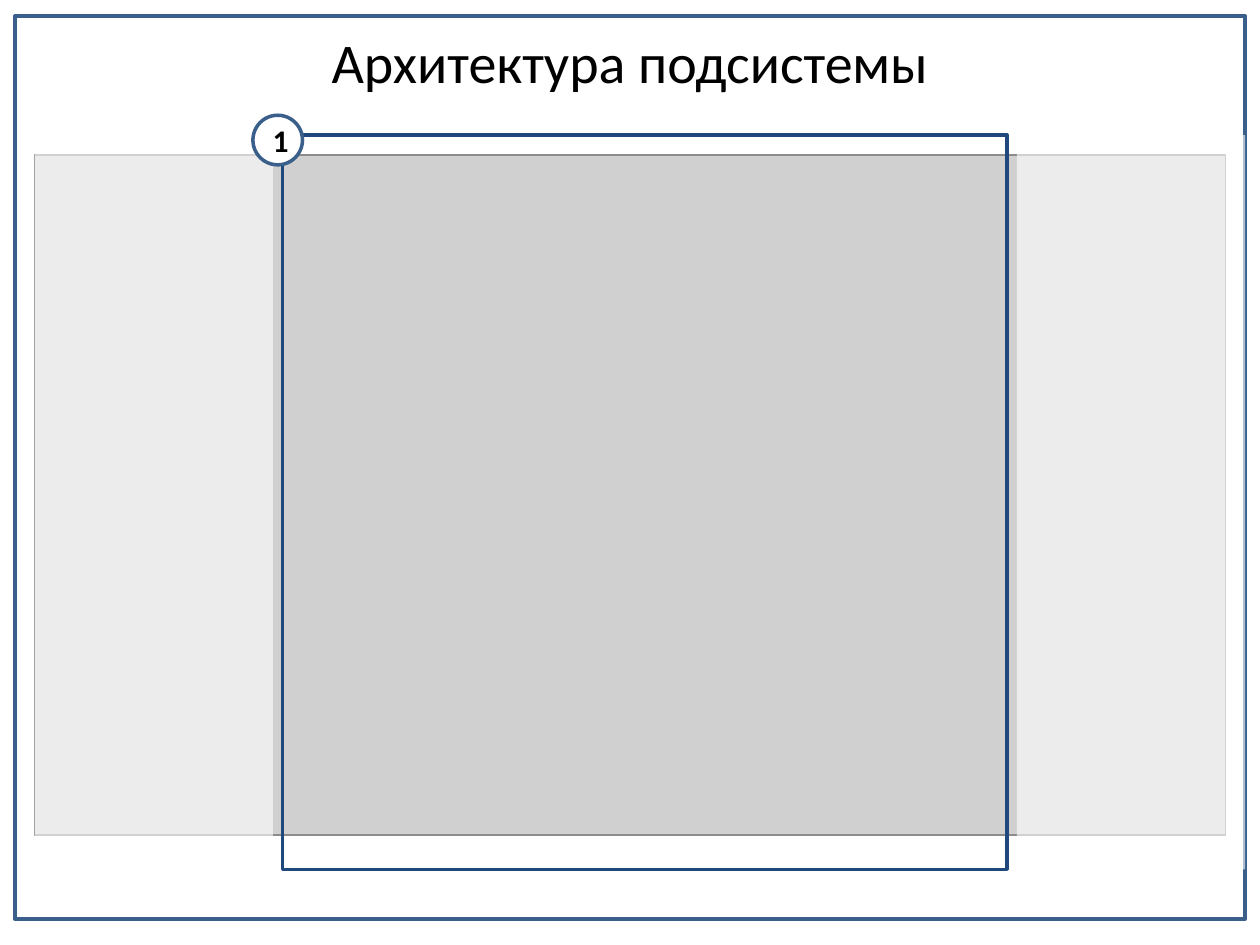
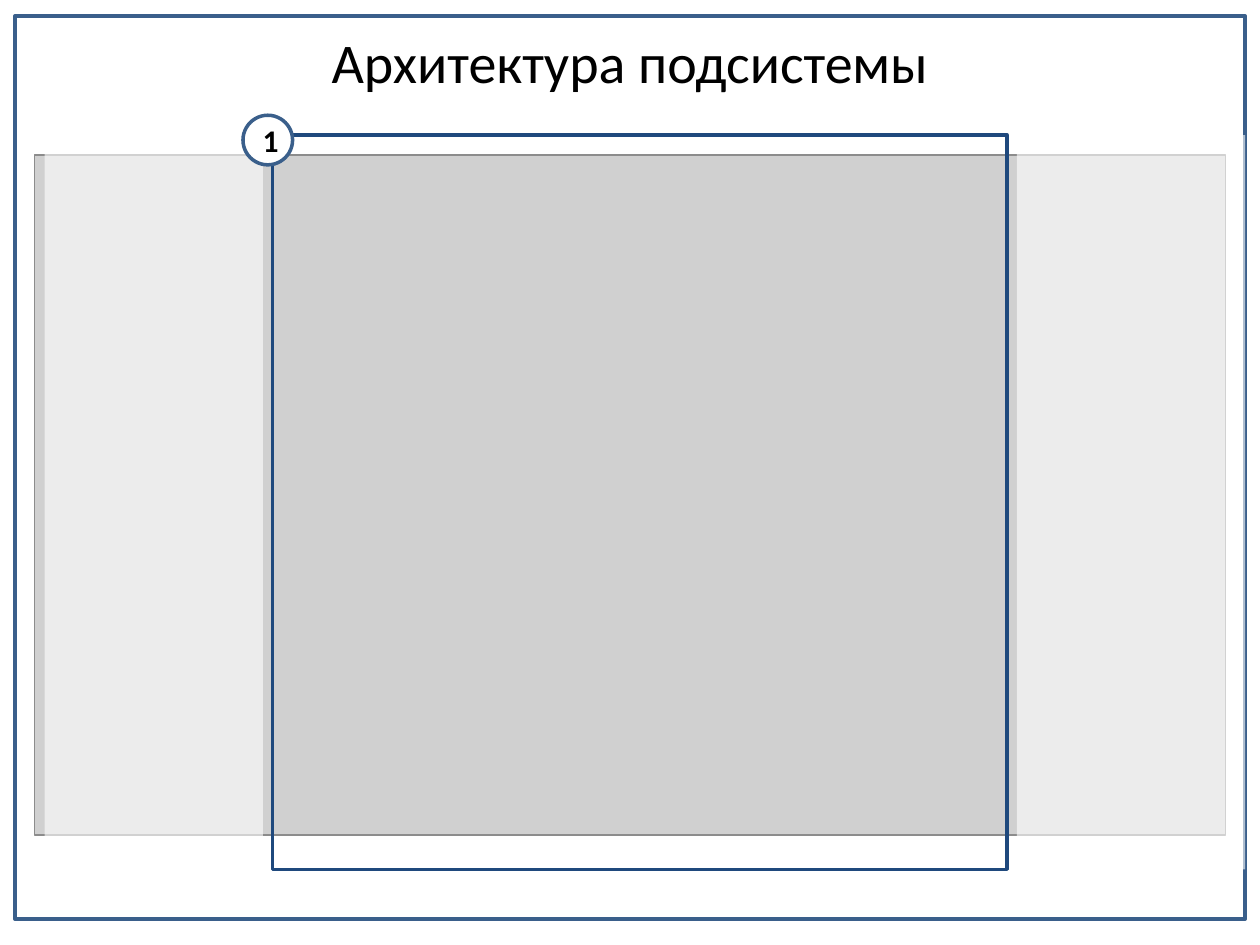
Before and after one commit to Alexeyyy/Diploma_doc, a slide deck: slide 6 of Презентация/Боевая/Подсистема_интеграции_4.pptx. Drawn at 1260x945 pixels with LibreOffice and Linux fonts; fonts in the diff are those of the drawing; grey boxes stand for pictures. Boxes give left, top, right and bottom in pixels: in the first picture for what was removed or moved away, otherwise in the second. Text is boxed around its words. In the diff, an @@ line names an element or a change of style, - is before the commit and + after.

```diff
--- a/Презентация/Боевая/Подсистема_интеграции_4.pptx
+++ b/Презентация/Боевая/Подсистема_интеграции_4.pptx
@@ ellipse "1": place and size @@
-ellipse "1" at [253, 116, 302, 165]
+ellipse "1" at [243, 116, 292, 165]
@@ rectangle: place and size @@
-rectangle at [35, 135, 273, 869]
+rectangle at [44, 135, 262, 869]
@@ rectangle: place and size @@
-rectangle at [282, 135, 1007, 869]
+rectangle at [273, 135, 1008, 869]
```
Also in this commit, not shown: 2 other slides changed, 1 other file.
